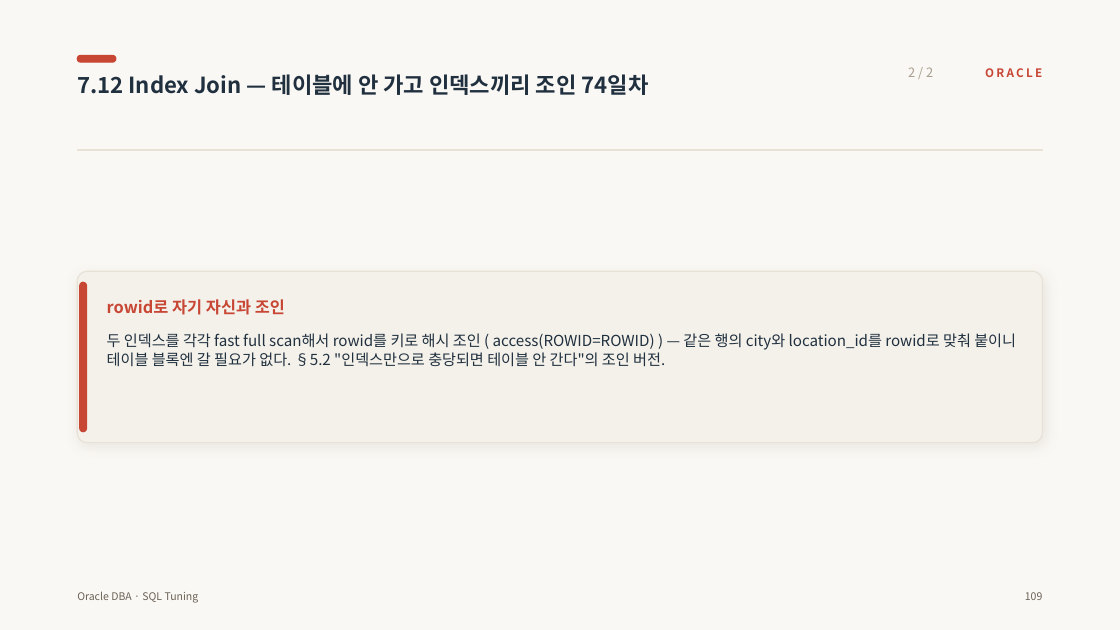
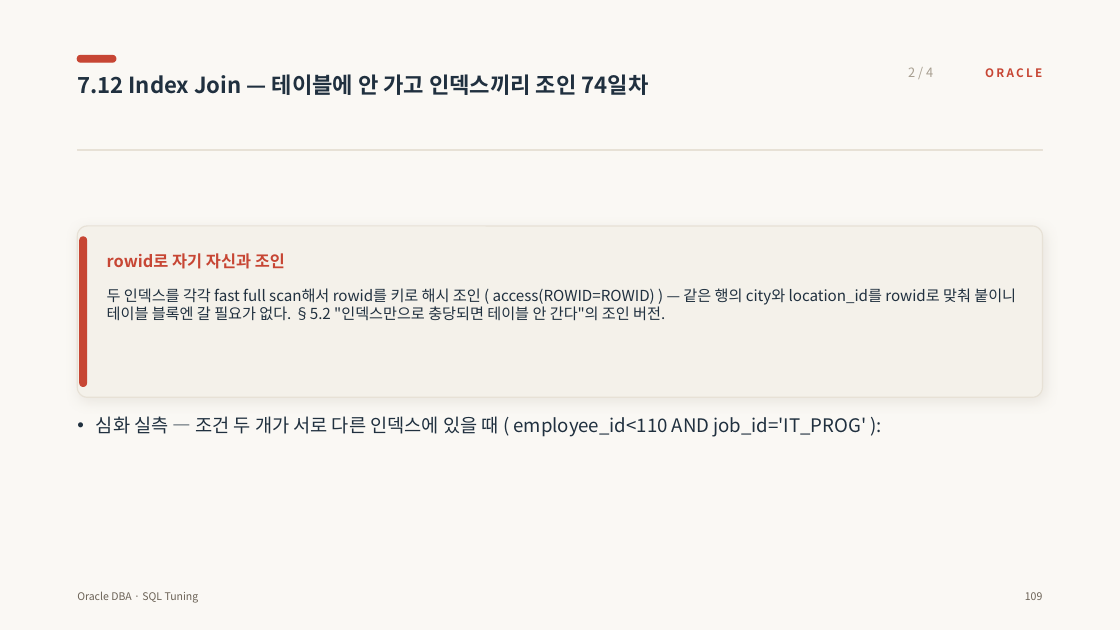
Before and after one commit to jokwangwon/ora-ppt-gen, a slide deck: slide 118 of files/sql_tuning.pptx. Drawn at 1120x630 pixels with LibreOffice and Linux fonts; fonts in the diff are those of the drawing. Boxes give left, top, right and bottom in pixels: in the first picture for what was removed or moved away, otherwise in the second. Text is boxed around its words. In the diff, an @@ line names an element or a change of style, - is before the commit and + after.

```diff
--- a/files/sql_tuning.pptx
+++ b/files/sql_tuning.pptx
@@ text at (x1=908, y1=67, x2=933, y2=77): text changed @@
-2 / 2
+2 / 4
@@ 2 texts, 2 rounded rectangles moved together from (x1=77, y1=271, x2=1043, y2=443) to (x1=77, y1=226, x2=1043, y2=397) @@
@@ text added at (x1=96, y1=416, x2=867, y2=437), 16 pt, text #20303F @@
+• 심화 실측 — 조건 두 개가 서로 다른 인덱스에 있을 때 ( employee_id<110 AND job_id='IT_PROG' ):
```
Also in this commit, not shown: 3 other slides changed, 2 slides added, 9 other files.
